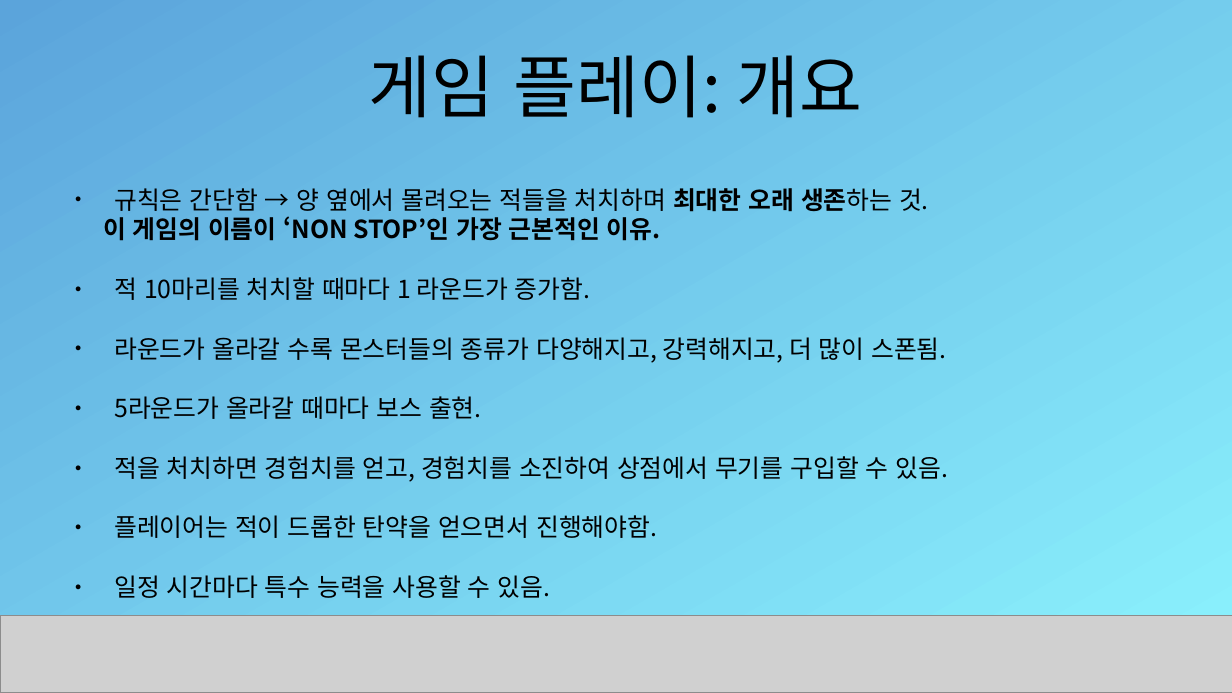
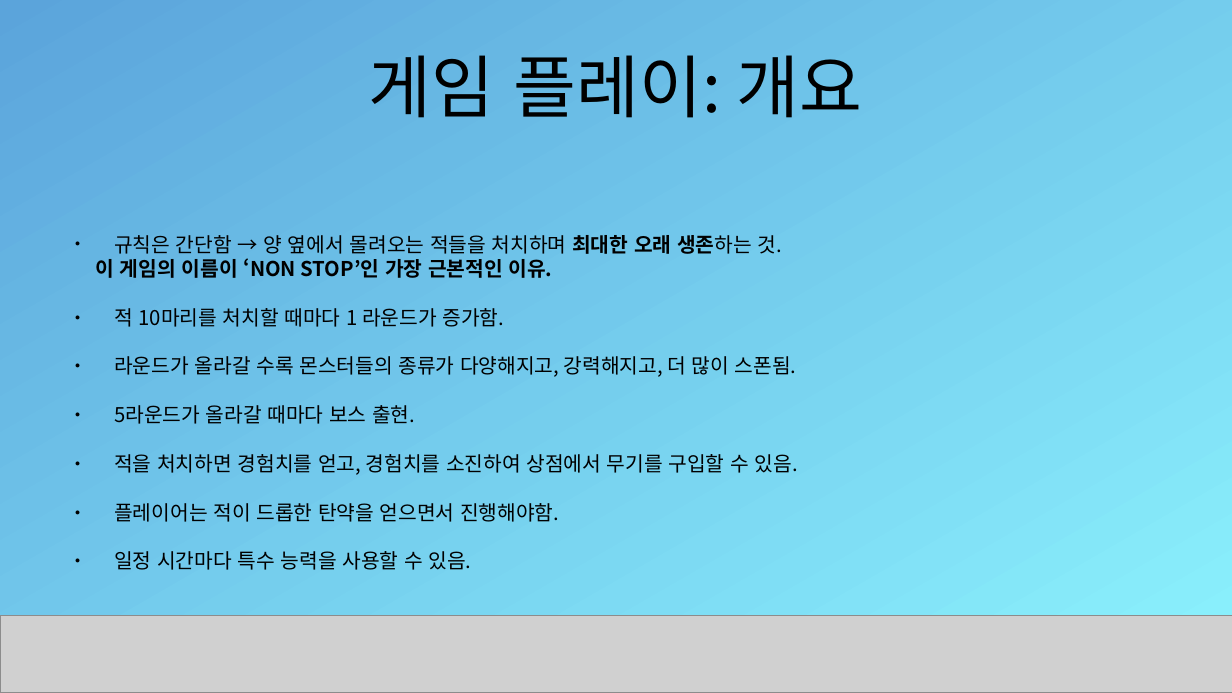
Before and after one commit to TU-PJY/NON_STOP_2, a slide deck: slide 3 of 2D 게임 프로그래밍 1차 발표.pptx. Drawn at 1232x693 pixels with LibreOffice and Linux fonts; fonts in the diff are those of the drawing; grey boxes stand for pictures. Boxes give left, top, right and bottom in pixels: in the first picture for what was removed or moved away, otherwise in the second. Text is boxed around its words. In the diff, an @@ line names an element or a change of style, - is before the commit and + after.

```diff
--- a/2D 게임 프로그래밍 1차 발표.pptx
+++ b/2D 게임 프로그래밍 1차 발표.pptx
@@ text "규칙은 간단함 → 양 옆에서 ..." at <box>96,235,798,570</box>: size 16 to 13.1 pt @@
```
Also in this commit, not shown: 1 other slide changed, 1 other file.
